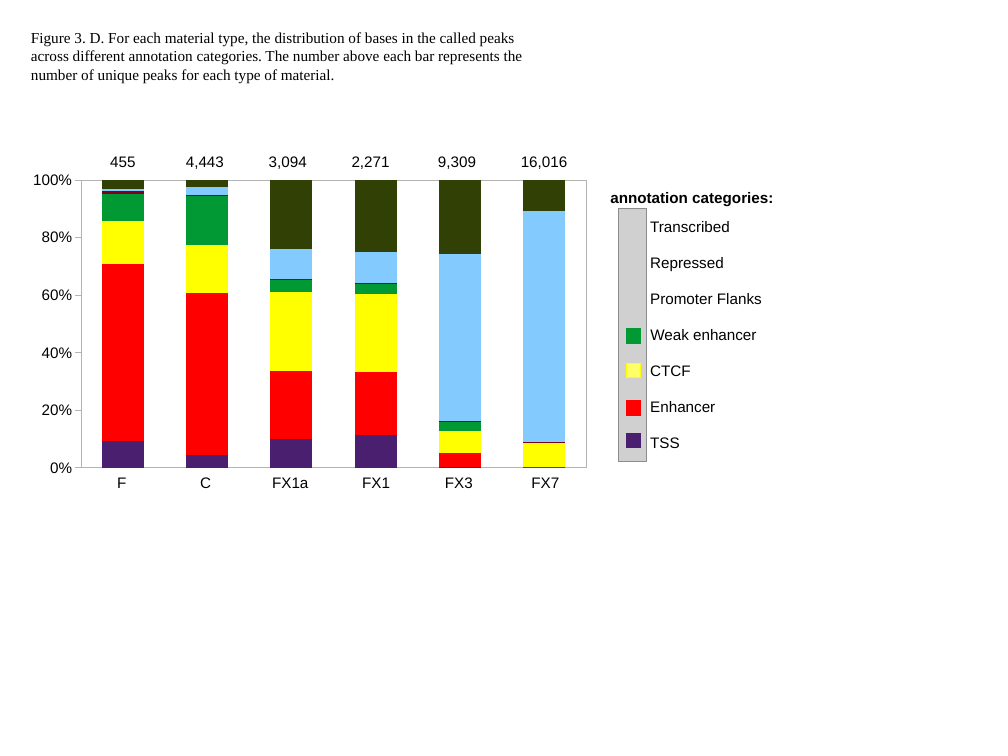
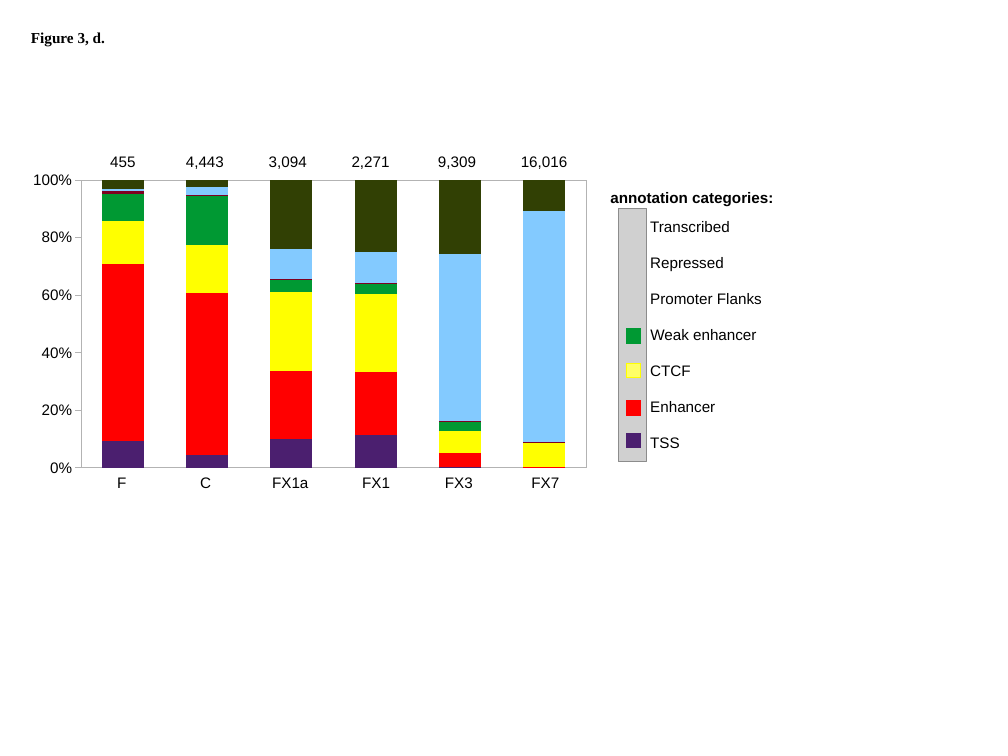
Before and after one commit to jknightlab/ATACseq_pipeline, a slide deck: slide 7 of Core_manuscript/Paper/Figures/ATAC_figures.odp (slide 8 before the commit). Drawn at 1008x756 pixels with LibreOffice and Linux fonts; fonts in the diff are those of the drawing; grey boxes stand for pictures. Boxes give left, top, right and bottom in pixels: in the first picture for what was removed or moved away, otherwise in the second. Text is boxed around its words. In the diff, an @@ line names an element or a change of style, - is before the commit and + after.

Commit message:
main and supplementary figures for the text

```diff
--- a/Core_manuscript/Paper/Figures/ATAC_figures.odp
+++ b/Core_manuscript/Paper/Figures/ATAC_figures.odp
@@ text removed at (x1=31, y1=32, x2=523, y2=84) @@
-Figure 3. D. For each material type, the distribution of bases in the called peaks
-across different annotation categories. The number above each bar represents the
-number of unique peaks for each type of material.
@@ text added at (x1=31, y1=32, x2=105, y2=47), 12 pt, text #000000, bold @@
+Figure 3, d.
```
Also in this commit, not shown: 16 other slides changed, 22 slides removed, 1 other file.
